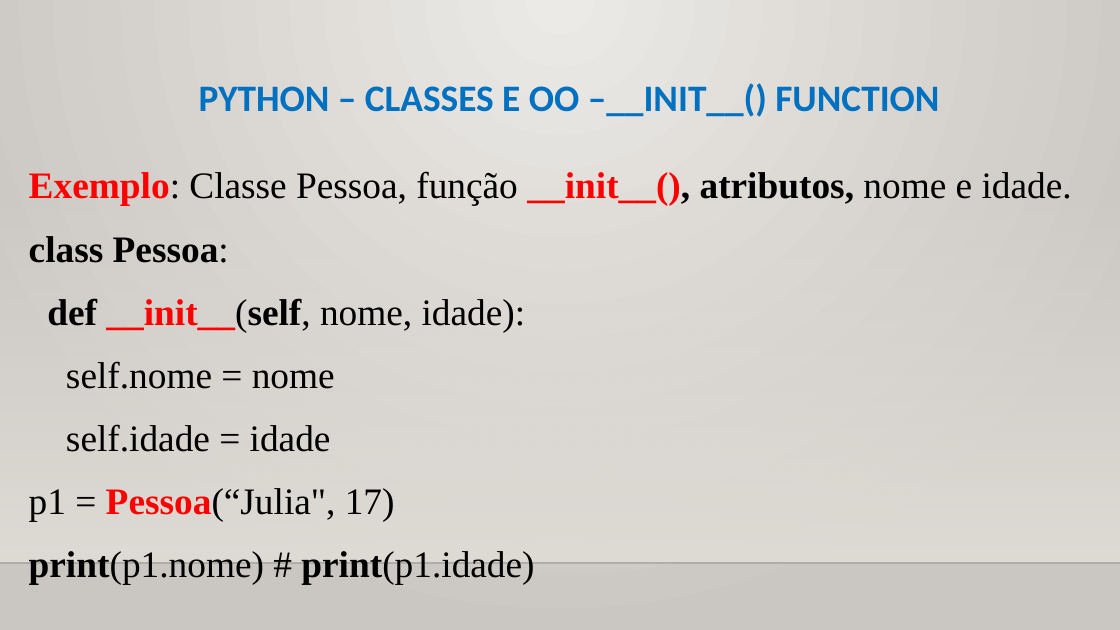
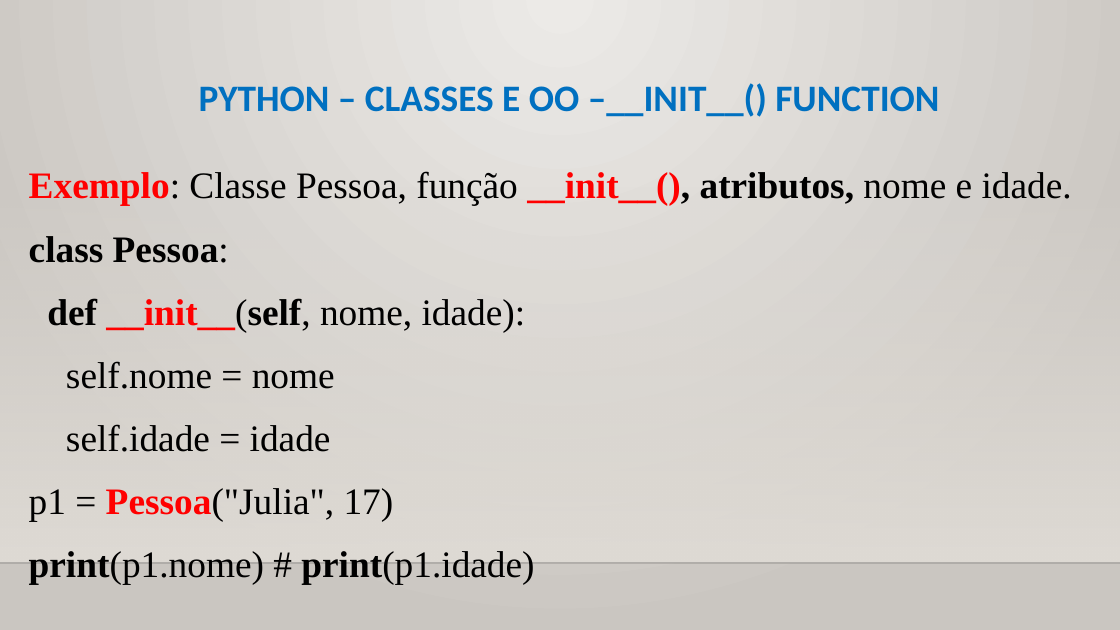
Before and after one commit to CloudEducationBrazil/WydenPythonParadigmas, a slide deck: slide 7 of 01 Classes/Aula 11 Programação Python - Classes - Orientação a Objetos.pptx. Drawn at 1120x630 pixels with LibreOffice and Linux fonts; fonts in the diff are those of the drawing; background and template pictures are left out. Boxes give left, top, right and bottom in pixels: in the first picture for what was removed or moved away, otherwise in the second. Text is boxed around its words. In the diff, an @@ line names an element or a change of style, - is before the commit and + after.

```diff
--- a/01 Classes/Aula 11 Programação Python - Classes - Orientação a Objetos.pptx
+++ b/01 Classes/Aula 11 Programação Python - Classes - Orientação a Objetos.pptx
@@ text at [29,488,394,521]: text changed @@
-p1 = Pessoa(“Julia", 17)
+p1 = Pessoa("Julia", 17)
```
Also in this commit, not shown: 6 other slides changed.
